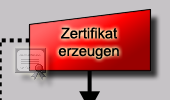
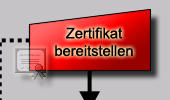
Layer changes from the first (170, 100) image to the second:
renamed "Zertifikat erzeugen" to "Zertifikat bereitstellen", painted on it over [55, 27, 133, 60]
